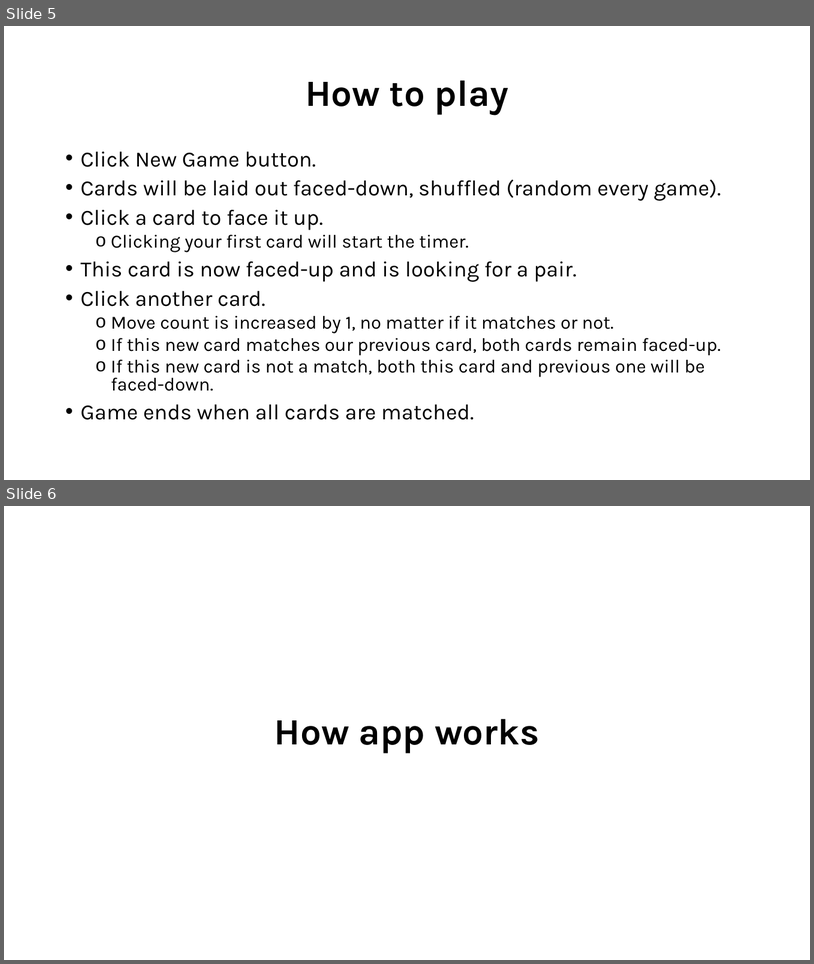
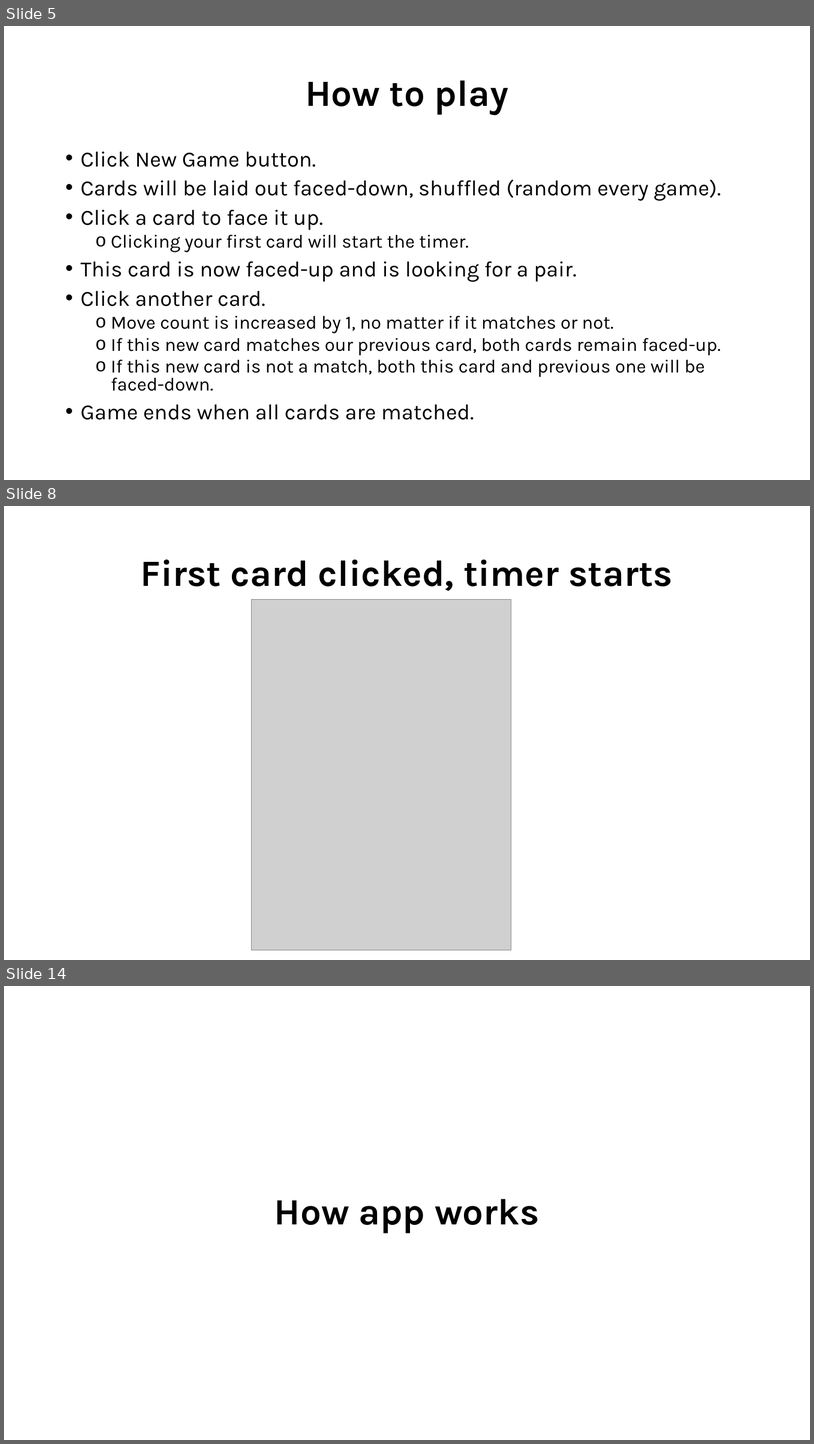
Before and after one commit to RamandeepChamba/memory-game-react, a slide deck: readme.pptx. Shown one above the other, each under a label of ours: slides 5 and 6 before the commit, slides 5, 8 and 14 after it; the slides between them are not shown. The pictures are 814x964 and 814x1444 pixels, drawn with LibreOffice and Linux fonts; fonts in the diff are those of the drawing; grey boxes stand for pictures. Boxes give left, top, right and bottom in pixels: in the first picture for what was removed or moved away, otherwise in the second. Text is boxed around its words. In the diff, an @@ line names an element or a change of style, - is before the commit and + after.

```diff
--- a/readme.pptx
+++ b/readme.pptx
@@ slide 8 added at [4, 506, 810, 960], background #FFFFFF @@
@@ title added at [141, 559, 673, 591], 44 pt, text #000000, bold @@
+First card clicked, timer starts
@@ picture added at [251, 600, 512, 950] @@
@@ what was slide 6 is now slide 14 @@
```
Also in this commit, not shown: 7 other slides added.
